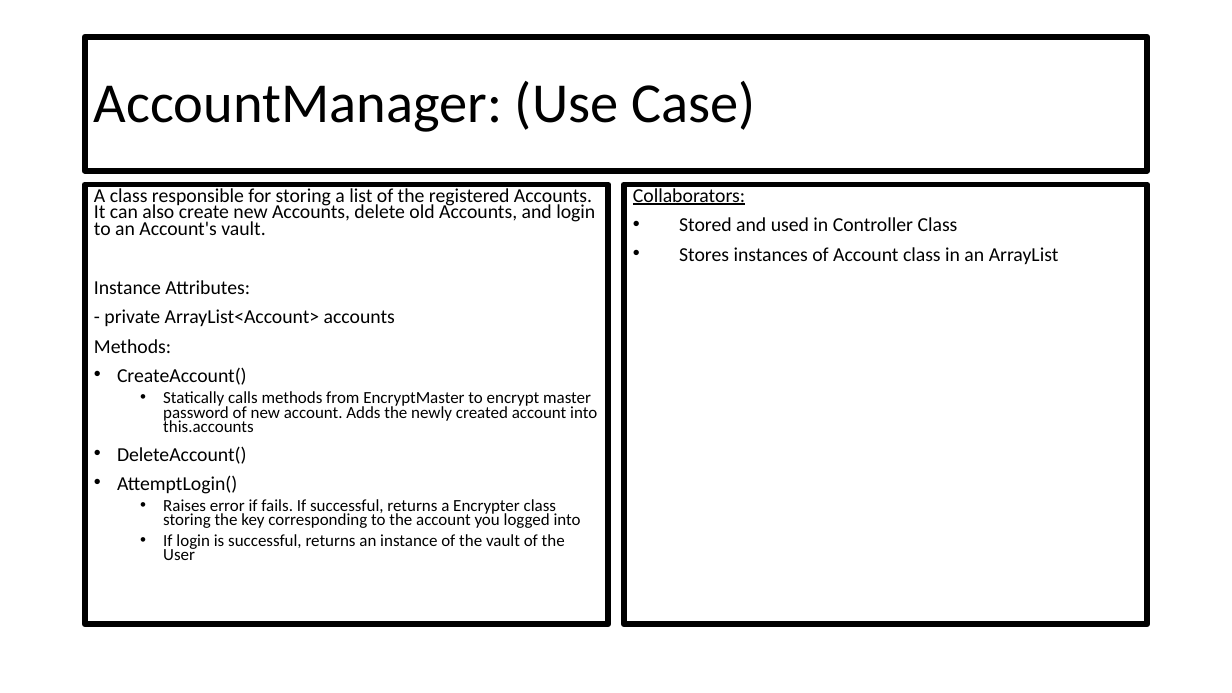
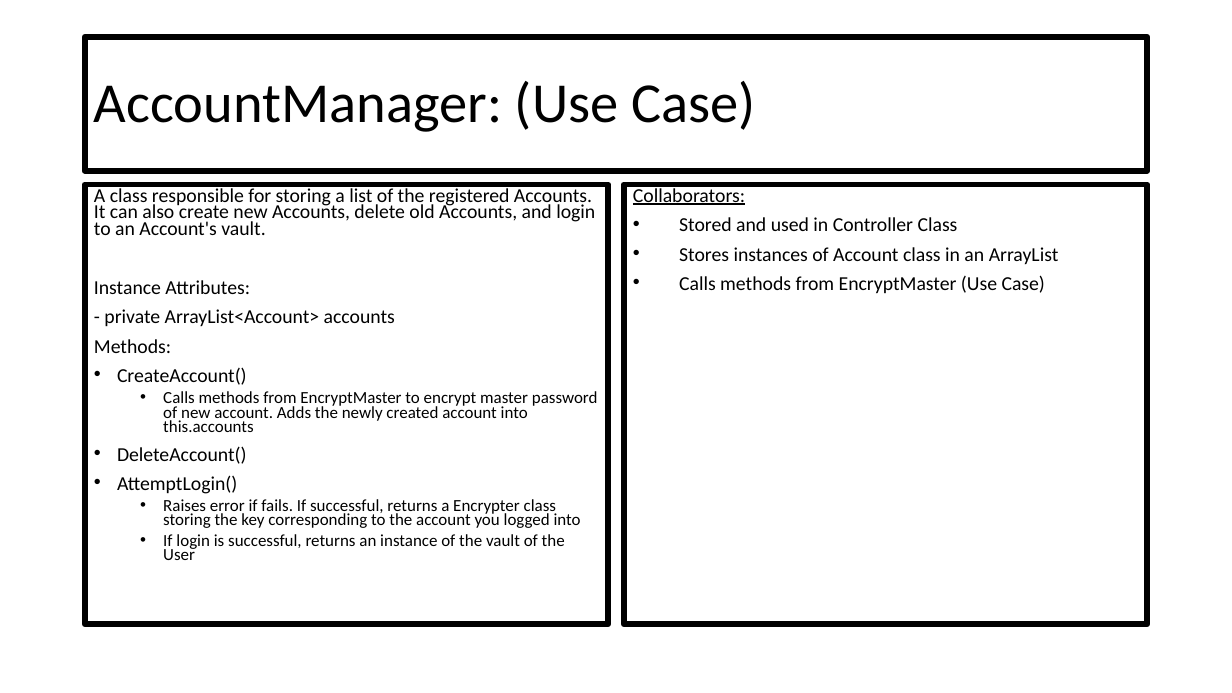
Before and after one commit to CSC207-UofT/course-project-group-020, a slide deck: slide 8 of phase0/CRC Cards.pptx. Drawn at 1232x693 pixels with LibreOffice and Linux fonts; fonts in the diff are those of the drawing. Boxes give left, top, right and bottom in pixels: in the first picture for what was removed or moved away, otherwise in the second. Text is boxed around its words. In the diff, an @@ line names an element or a change of style, - is before the commit and + after.

```diff
--- a/phase0/CRC Cards.pptx
+++ b/phase0/CRC Cards.pptx
@@ text at box(679, 275, 1045, 294): paragraph added @@
+• Calls methods from EncryptMaster (Use Case)
@@ text at box(163, 391, 598, 432): text changed @@
-  • Statically calls methods from EncryptMaster to encrypt master password of new account. Adds the newly created account into this.accounts
+  • Calls methods from EncryptMaster to encrypt master password of new account. Adds the newly created account into this.accounts
```
Also in this commit, not shown: 7 other slides changed.
